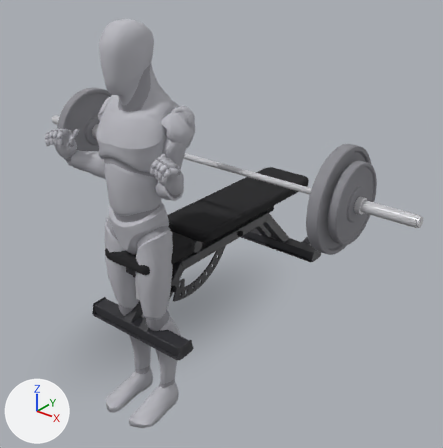
The glTF model app/src/main/assets/mannequins/close_grip_bench_press.glb, before and after one commit.
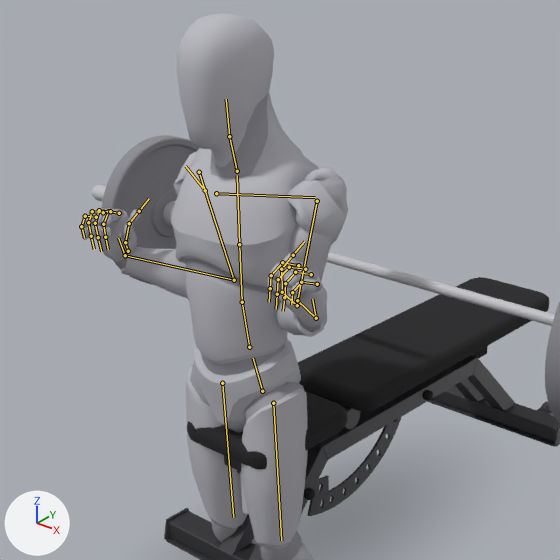
Old and new are each drawn whole from a 50 mm lens placed at (1.79, -2.01, 1.74), pointed at (0.16, 0.04, 0.47) and again close up on the part from 0% to 71% of the width and 3% to 73% of the height. Lighting does not change. The marker at lower left points along +X, +Y and +Z. The older version's two pictures come first. Both versions are drawn at frame 24 of the action 'lowering'; the numbers are the values there. The bones that change, and the others that lie on the model, are drawn over the model as lines in the close-ups.

The first close-up shows 'barbell_0', 'barbell_10', 'barbell_4', 'bench_1', 'bench_12', 'bench_32', 'bench_35', 'bench_6', 'bench_rail_r_1', 'bench_rail_r_2', 'body', 'body_1' and 18 more.
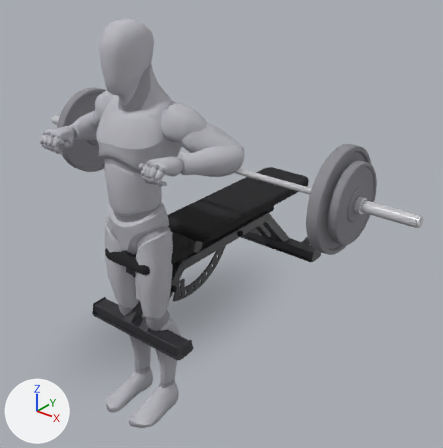
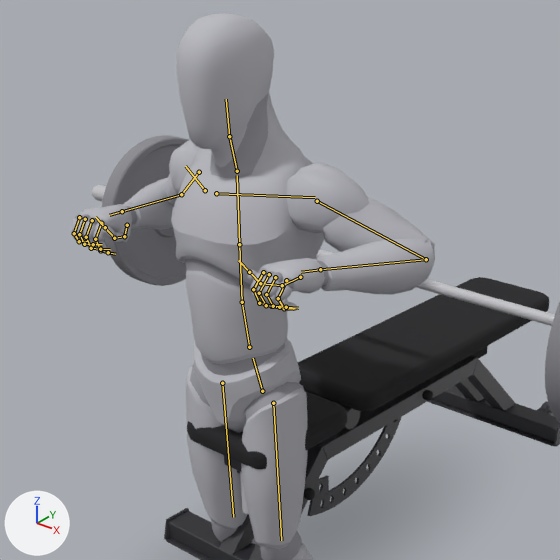
Changed parts and their boxes [x1, y1, x2, y2] in the close-ups (560 x 560 px):
'body', posed
    before: [80, 14, 348, 560]
    after: [71, 14, 435, 560]
'body_1', posed
    before: [80, 94, 322, 560]
    after: [72, 94, 435, 560]
bone 'upperarm_l', root to tip
    before: (317, 201) to (297, 300)
    after: (317, 201) to (426, 259)
bone 'lowerarm_l', root to tip
    before: (297, 300) to (316, 318)
    after: (426, 259) to (320, 269)
bone 'hand_l', root to tip
    before: (316, 318) to (312, 299)
    after: (320, 269) to (301, 272)
bone 'thumb_02_l', root to tip
    before: (282, 292) to (281, 269)
    after: (282, 285) to (260, 283)
bone 'thumb_03_l', root to tip
    before: (281, 269) to (293, 255)
    after: (260, 283) to (249, 272)
bone 'upperarm_r', root to tip
    before: (199, 172) to (234, 280)
    after: (199, 172) to (181, 194)
bone 'lowerarm_r', root to tip
    before: (234, 280) to (125, 255)
    after: (181, 194) to (122, 211)
bone 'hand_r', root to tip
    before: (125, 255) to (118, 238)
    after: (122, 211) to (109, 215)
bone 'thumb_02_r', root to tip
    before: (125, 242) to (129, 223)
    after: (124, 236) to (114, 238)
bone 'thumb_03_r', root to tip
    before: (129, 223) to (139, 211)
    after: (114, 238) to (105, 227)

What changed in the scene script:
```text
Change bone_upperarm_l:
    where bone_upperarm_l = bpy.data.objects['Armature'].pose.bones['upperarm_l']  # child of 'clavicle_l'
    bone_upperarm_l.rotation_quaternion: (0.546, -0.344, -0.22, -0.731) -> (0.941, -0.201, 0.092, -0.256)  # degrees (-5, -48, -104) -> degrees (-25, 4, -31)
Change bone_lowerarm_l:
    where bone_lowerarm_l = bpy.data.objects['Armature'].pose.bones['lowerarm_l']  # child of 'upperarm_l'
    bone_lowerarm_l.rotation_quaternion: (-0.44, -0.717, -0.283, -0.46) -> (-0.386, -0.879, -0.113, -0.258)  # degrees (102, -24, 63) -> degrees (128, -21, 25)
Change bone_hand_l:
    where bone_hand_l = bpy.data.objects['Armature'].pose.bones['hand_l']  # child of 'lowerarm_l'
    bone_hand_l.rotation_quaternion: (0.806, 0.479, -0.207, 0.28) -> (1.0, -0.013, 0.0, -0.002)  # degrees (55, -37, 19) -> degrees (-1, 0, 0)
Change bone_thumb_02_l:
    where bone_thumb_02_l = bpy.data.objects['Armature'].pose.bones['thumb_02_l']  # child of 'thumb_01_l'
    bone_thumb_02_l.rotation_quaternion: (0.907, 0.021, 0.135, -0.399) -> (0.94, 0.115, 0.062, -0.314)  # degrees (-4, 15, -48) -> degrees (10, 11, -36)
Change bone_thumb_03_l:
    where bone_thumb_03_l = bpy.data.objects['Armature'].pose.bones['thumb_03_l']  # child of 'thumb_02_l'
    bone_thumb_03_l.rotation_quaternion: (0.907, 0.021, 0.135, -0.399) -> (0.94, 0.115, 0.062, -0.314)  # degrees (-4, 15, -48) -> degrees (10, 11, -36)
Change bone_upperarm_r:
    where bone_upperarm_r = bpy.data.objects['Armature'].pose.bones['upperarm_r']  # child of 'clavicle_r'
    bone_upperarm_r.rotation_quaternion: (-0.546, 0.344, -0.22, -0.731) -> (-0.941, 0.201, 0.092, -0.256)  # degrees (-5, 48, 104) -> degrees (-25, -4, 31)
Change bone_lowerarm_r:
    where bone_lowerarm_r = bpy.data.objects['Armature'].pose.bones['lowerarm_r']  # child of 'upperarm_r'
    bone_lowerarm_r.rotation_quaternion: (-0.44, -0.717, 0.283, 0.46) -> (0.386, 0.879, -0.113, -0.258)  # degrees (102, 24, -63) -> degrees (128, 21, -25)
Change bone_hand_r:
    where bone_hand_r = bpy.data.objects['Armature'].pose.bones['hand_r']  # child of 'lowerarm_r'
    bone_hand_r.rotation_quaternion: (0.806, 0.479, 0.207, -0.28) -> (1.0, -0.013, 0.0, 0.002)  # degrees (55, 37, -19) -> degrees (-1, 0, 0)
Change bone_thumb_02_r:
    where bone_thumb_02_r = bpy.data.objects['Armature'].pose.bones['thumb_02_r']  # child of 'thumb_01_r'
    bone_thumb_02_r.rotation_quaternion: (0.907, 0.021, -0.135, 0.399) -> (0.94, 0.115, -0.062, 0.314)  # degrees (-4, -15, 48) -> degrees (10, -11, 36)
Change bone_thumb_03_r:
    where bone_thumb_03_r = bpy.data.objects['Armature'].pose.bones['thumb_03_r']  # child of 'thumb_02_r'
    bone_thumb_03_r.rotation_quaternion: (0.907, 0.021, -0.135, 0.399) -> (0.94, 0.115, -0.062, 0.314)  # degrees (-4, -15, 48) -> degrees (10, -11, 36)
```
